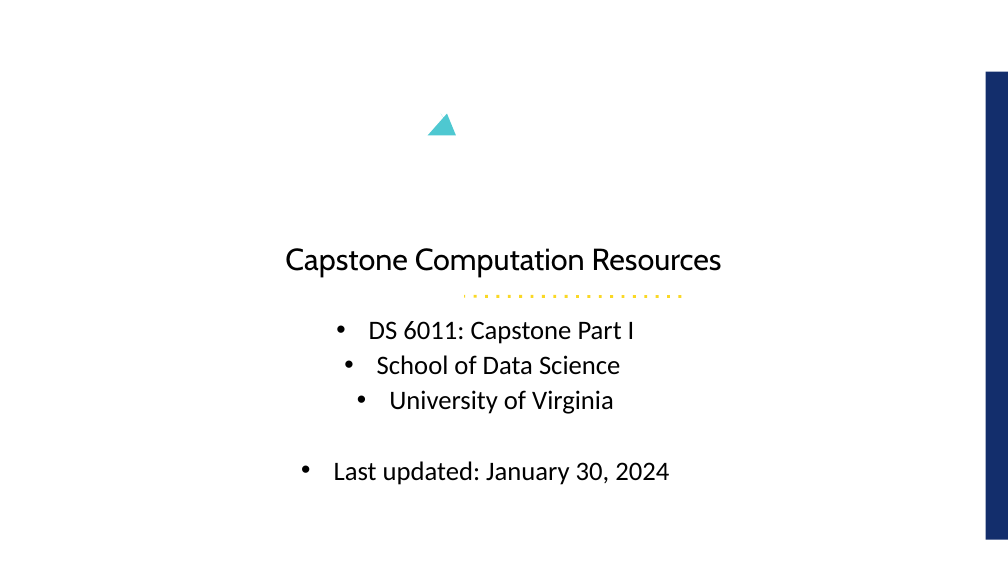
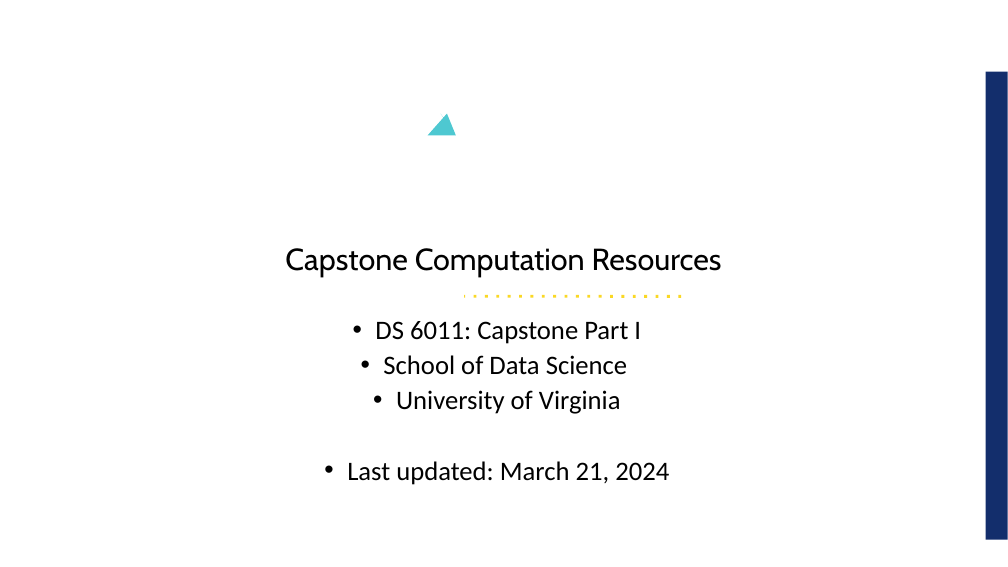
Before and after one commit to UVADS/ds6011, a slide deck: slide 1 of 10_computing_options.pptx. Drawn at 1008x567 pixels with LibreOffice and Linux fonts; fonts in the diff are those of the drawing; background and template pictures are left out. Boxes give left, top, right and bottom in pixels: in the first picture for what was removed or moved away, otherwise in the second. Text is boxed around its words. In the diff, an @@ line names an element or a change of style, - is before the commit and + after.

```diff
--- a/10_computing_options.pptx
+++ b/10_computing_options.pptx
@@ text at (347,461,669,485): text changed @@
-• Last updated: January 30, 2024
+• Last updated: March 21, 2024
```
Also in this commit, not shown: 6 other slides changed, 1 other file.
